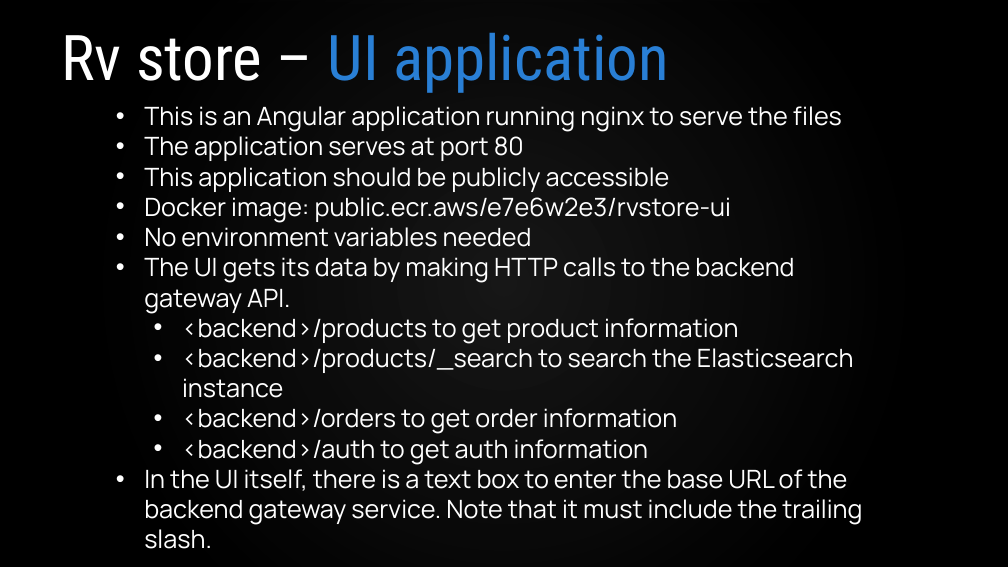
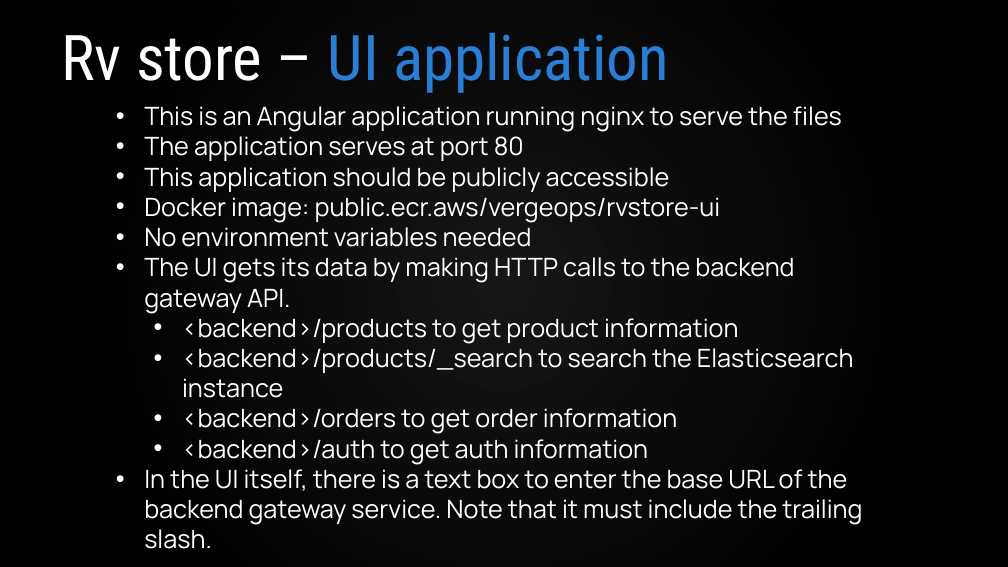
Before and after one commit to VergeOps/k8s-rvstore, a slide deck: slide 10 of rvstore_hackathon/Kubernetes-RV Store Hackathon.pptx. Drawn at 1008x567 pixels with LibreOffice and Linux fonts; fonts in the diff are those of the drawing; background and template pictures are left out. Boxes give left, top, right and bottom in pixels: in the first picture for what was removed or moved away, otherwise in the second. Text is boxed around its words. In the diff, an @@ line names an element or a change of style, - is before the commit and + after.

Commit message:
Fixed image names

```diff
--- a/rvstore_hackathon/Kubernetes-RV Store Hackathon.pptx
+++ b/rvstore_hackathon/Kubernetes-RV Store Hackathon.pptx
@@ text at [144, 197, 721, 222]: text changed @@
-• Docker image: public.ecr.aws/e7e6w2e3/rvstore-ui
+• Docker image: public.ecr.aws/vergeops/rvstore-ui
```
Also in this commit, not shown: 7 other slides changed.
